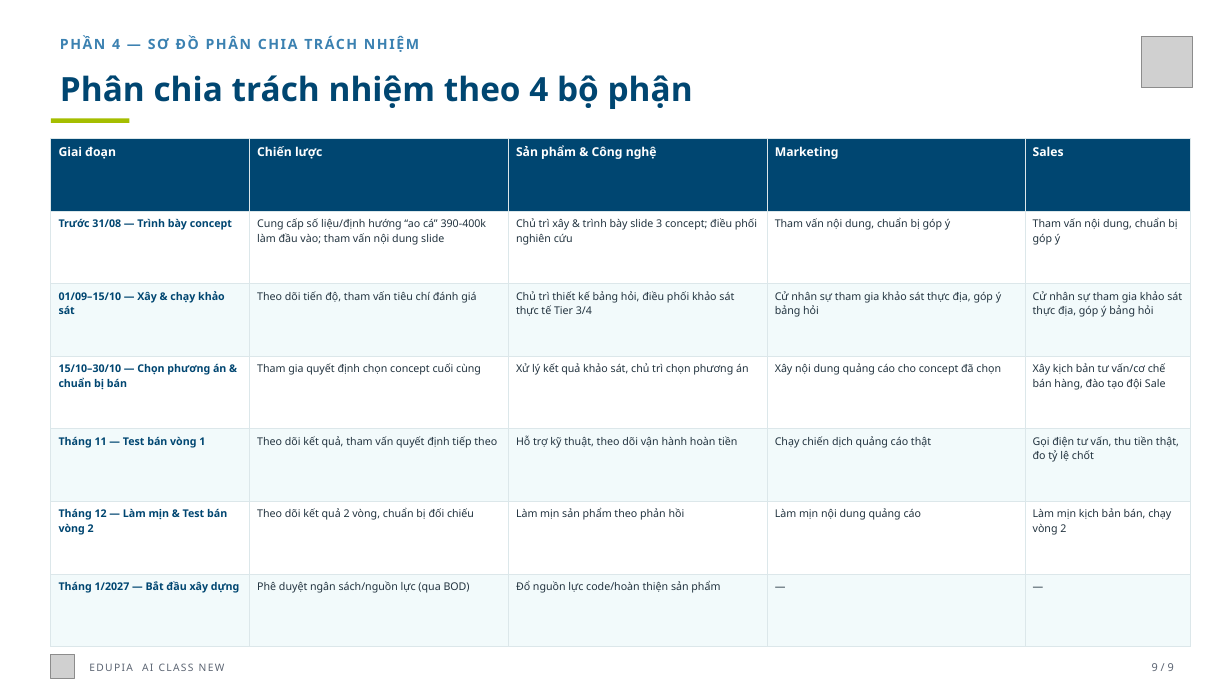
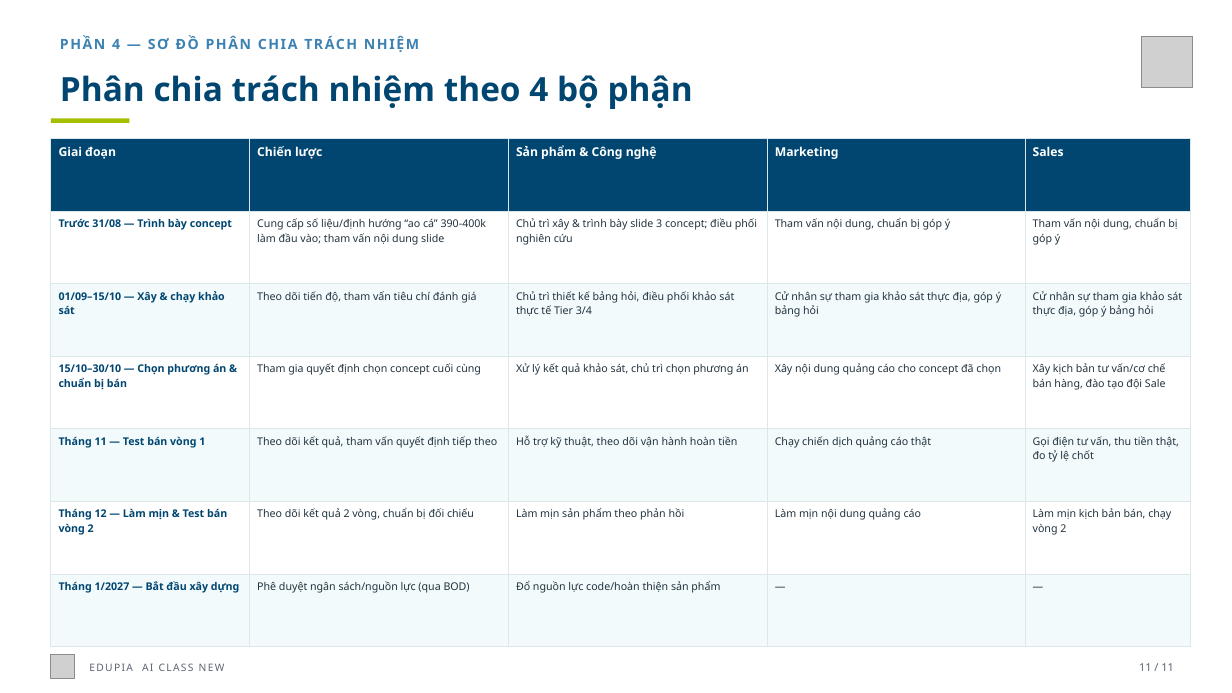
Before and after one commit to landangedupia/edupia-product, a slide deck: slide 12 of 03_product/concepts/AI-Class-New-slide-deck-FINAL-2026-08-21-branded.pptx (slide 10 before the commit). Drawn at 1232x693 pixels with LibreOffice and Linux fonts; fonts in the diff are those of the drawing; grey boxes stand for pictures. Boxes give left, top, right and bottom in pixels: in the first picture for what was removed or moved away, otherwise in the second. Text is boxed around its words. In the diff, an @@ line names an element or a change of style, - is before the commit and + after.

```diff
--- a/03_product/concepts/AI-Class-New-slide-deck-FINAL-2026-08-21-branded.pptx
+++ b/03_product/concepts/AI-Class-New-slide-deck-FINAL-2026-08-21-branded.pptx
@@ text at (1139, 663, 1173, 671): text changed @@
-9 / 9
+11 / 11
```
Also in this commit, not shown: 8 other slides changed, 2 slides added, 15 other files.
